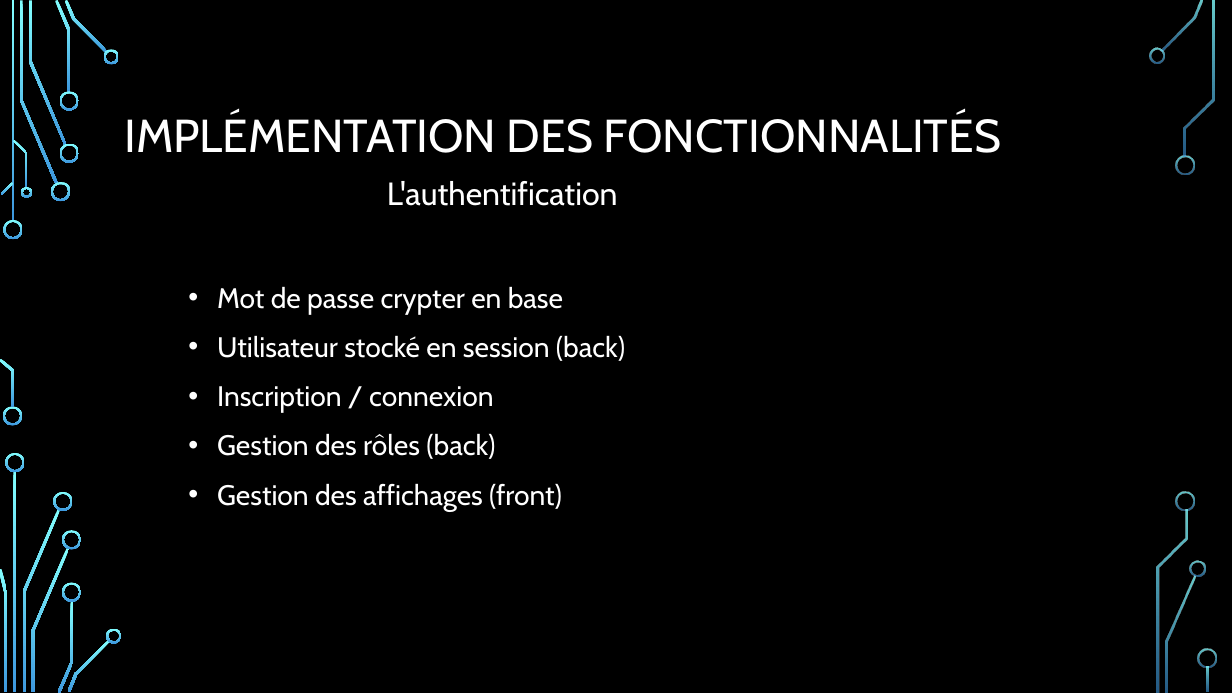
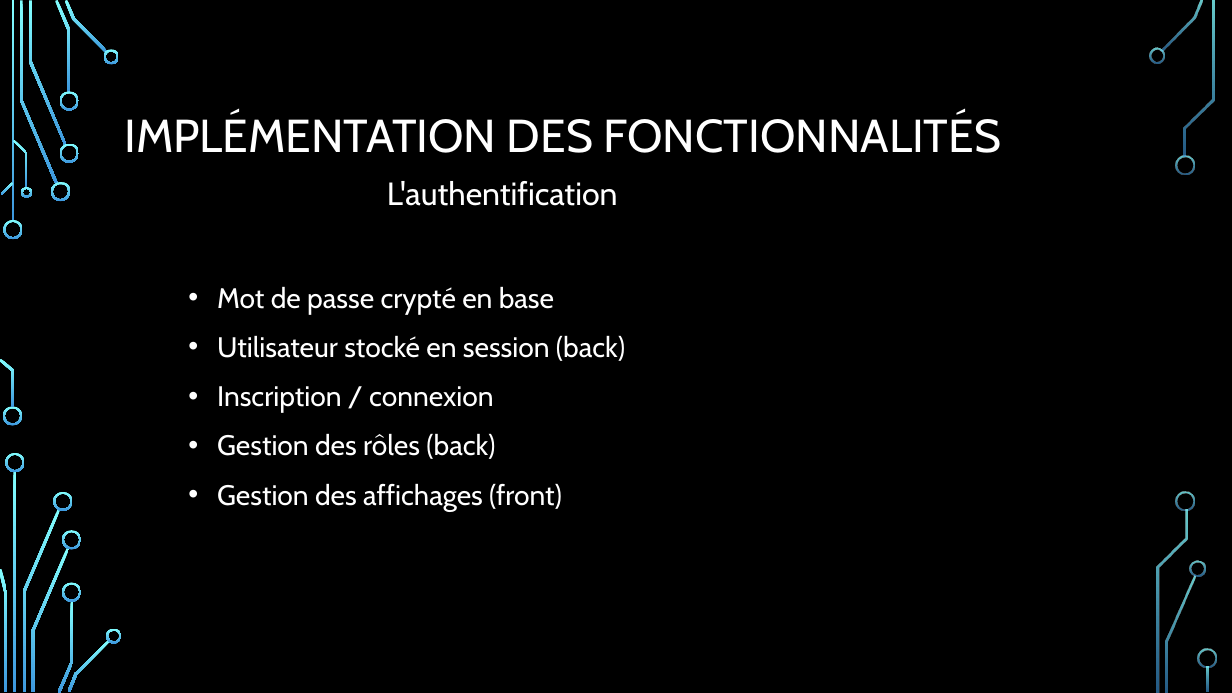
Before and after one commit to KierannCode/GameRef, a slide deck: slide 13 of présentation_orsys.pptx (slide 14 before the commit). Drawn at 1232x693 pixels with LibreOffice and Linux fonts; fonts in the diff are those of the drawing; background and template pictures are left out. Boxes give left, top, right and bottom in pixels: in the first picture for what was removed or moved away, otherwise in the second. Text is boxed around its words. In the diff, an @@ line names an element or a change of style, - is before the commit and + after.

```diff
--- a/présentation_orsys.pptx
+++ b/présentation_orsys.pptx
@@ text at <box>217,286,554,314</box>: text changed @@
-• Mot de passe crypter en base
+• Mot de passe crypté en base
```
Also in this commit, not shown: 6 other slides changed, 1 slide removed.
